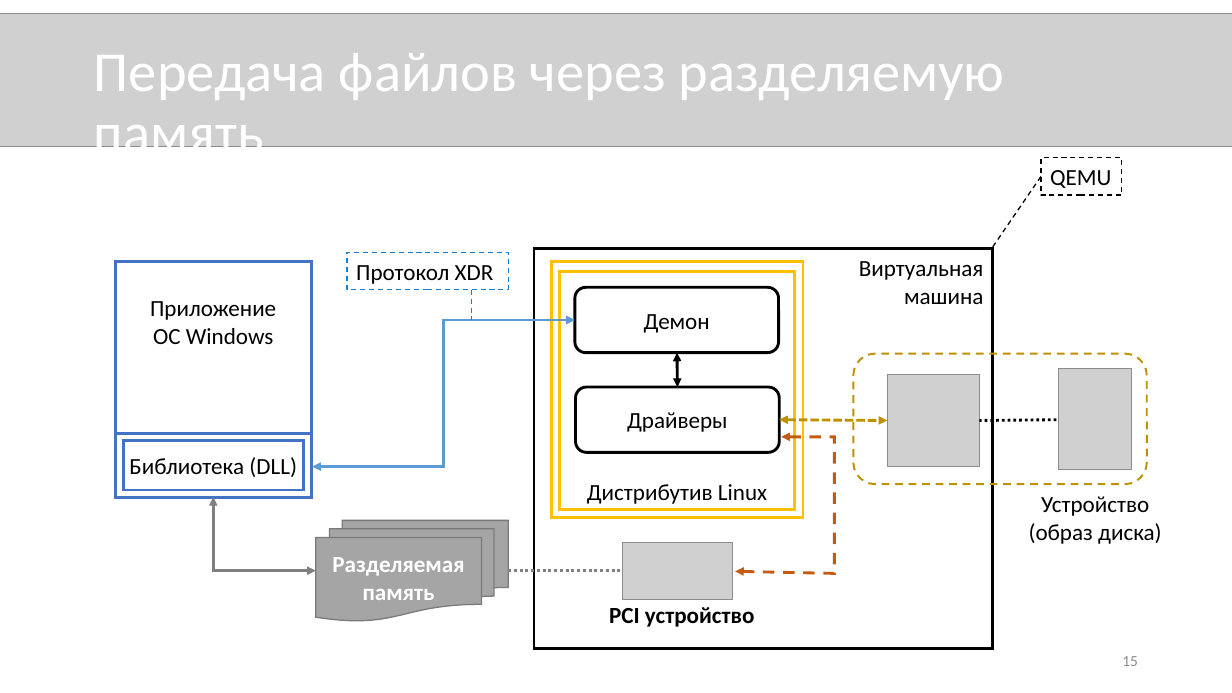
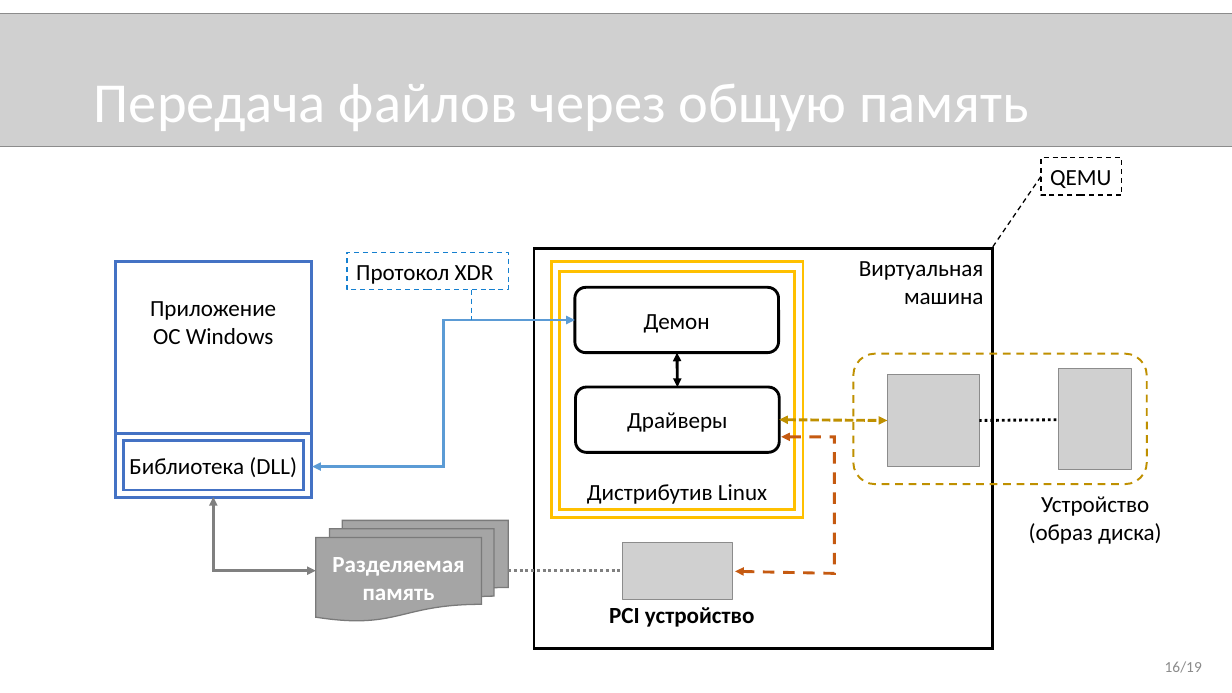
Before and after one commit to novokrest/master-thesis, a slide deck: slide 16 of presentation.pptx (slide 15 before the commit). Drawn at 1232x693 pixels with LibreOffice and Linux fonts; fonts in the diff are those of the drawing; grey boxes stand for pictures. Boxes give left, top, right and bottom in pixels: in the first picture for what was removed or moved away, otherwise in the second. Text is boxed around its words. In the diff, an @@ line names an element or a change of style, - is before the commit and + after.

```diff
--- a/presentation.pptx
+++ b/presentation.pptx
@@ title at bbox=[94, 84, 1029, 131]: text changed @@
-Передача файлов через разделяемую память
+Передача файлов через общую память
@@ page number removed at bbox=[1122, 656, 1138, 666] @@
-15
@@ text added at bbox=[1165, 661, 1202, 673], 12 pt, text #8C8C8C @@
+16/19
```
Also in this commit, not shown: 14 other slides changed, 1 slide added, 2 other files.
